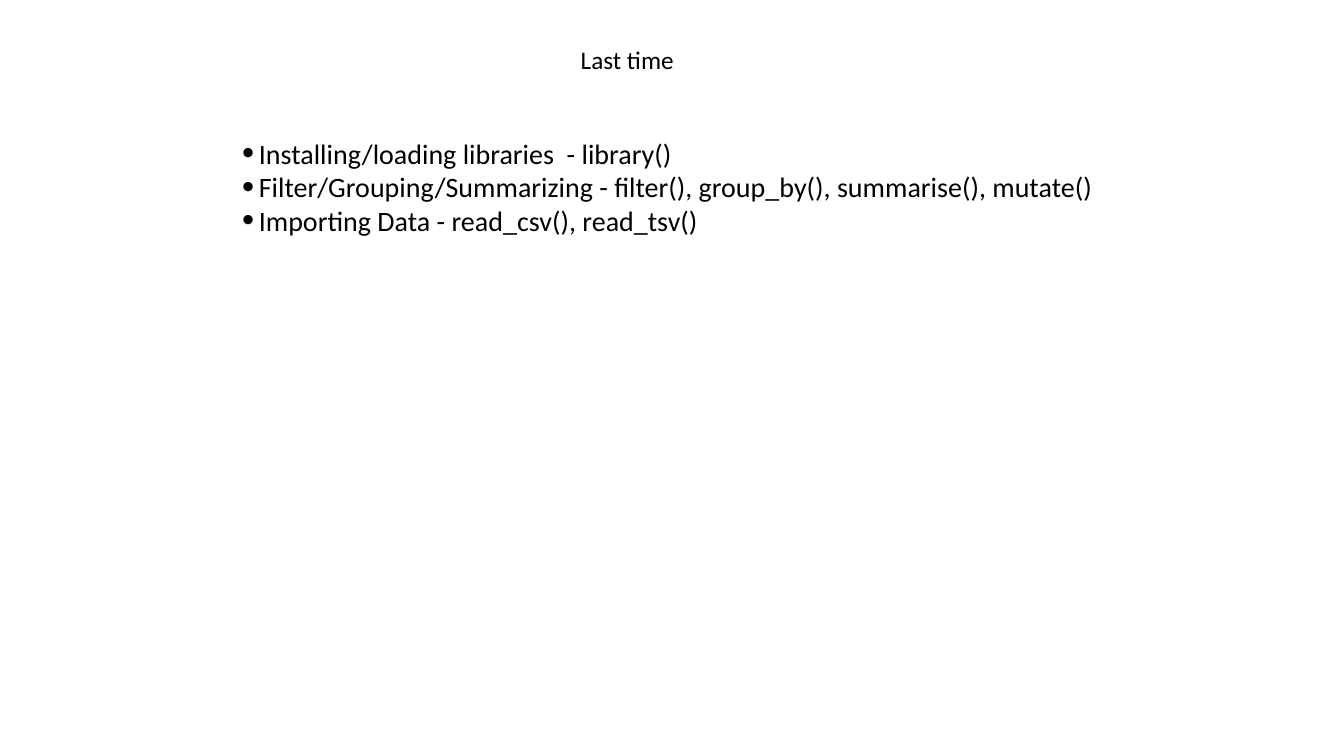
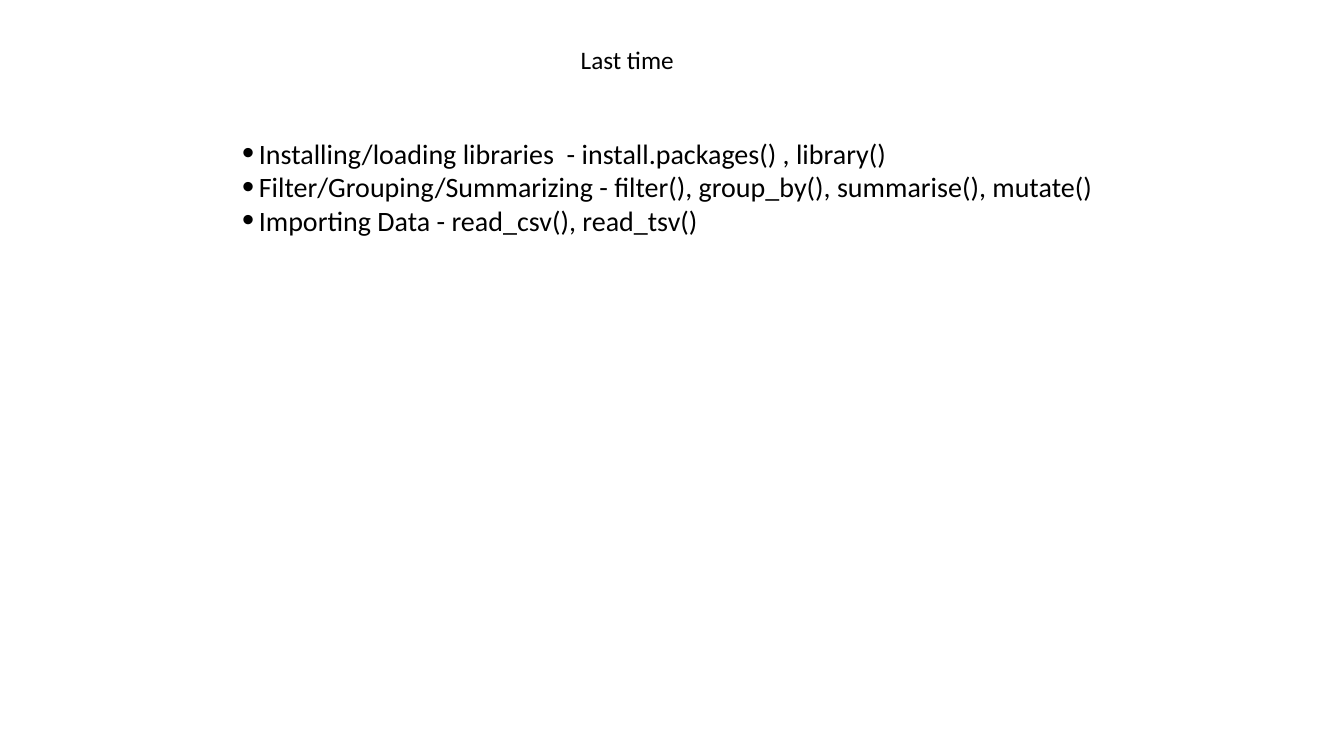
Before and after one commit to jraab/GNET749_RNAseq, a slide deck: slide 2 of lectures/2026_GNET749_Lecture2.pptx. Drawn at 1344x756 pixels with LibreOffice and Linux fonts; fonts in the diff are those of the drawing. Boxes give left, top, right and bottom in pixels: in the first picture for what was removed or moved away, otherwise in the second. Text is boxed around its words. In the diff, an @@ line names an element or a change of style, - is before the commit and + after.

```diff
--- a/lectures/2026_GNET749_Lecture2.pptx
+++ b/lectures/2026_GNET749_Lecture2.pptx
@@ text at [259, 143, 886, 169]: text changed @@
-• Installing/loading libraries - library()
+• Installing/loading libraries - install.packages() , library()
```
Also in this commit, not shown: 2 other slides changed, 3 other files.
